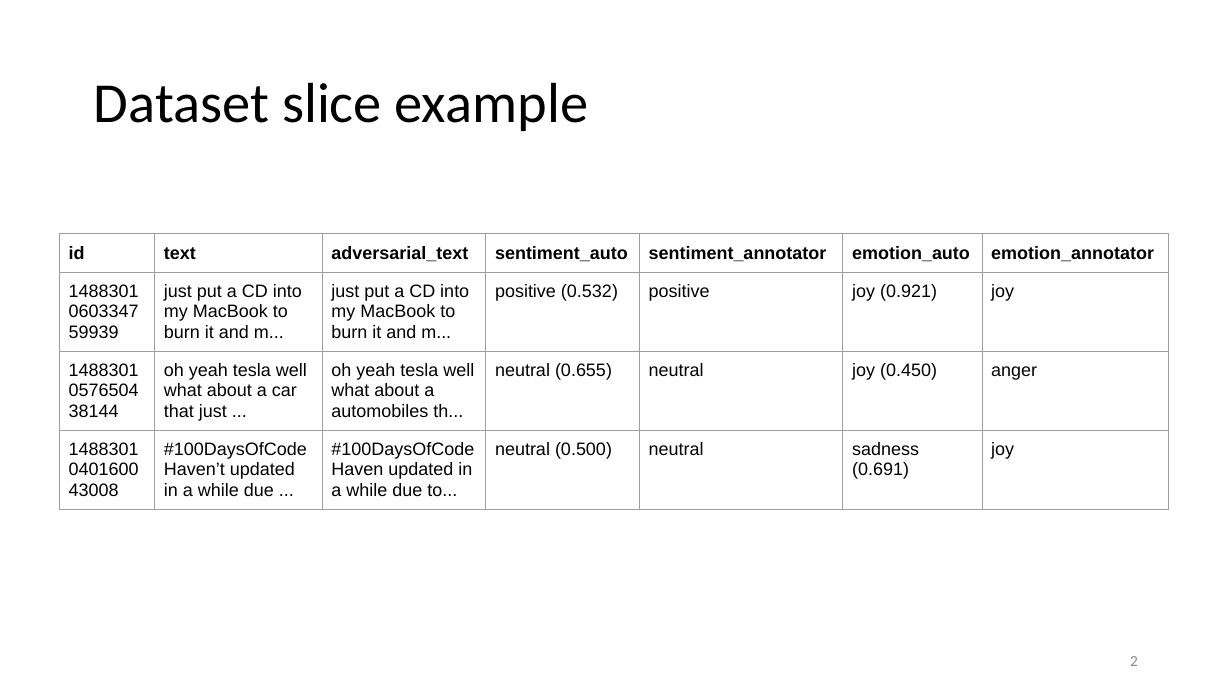
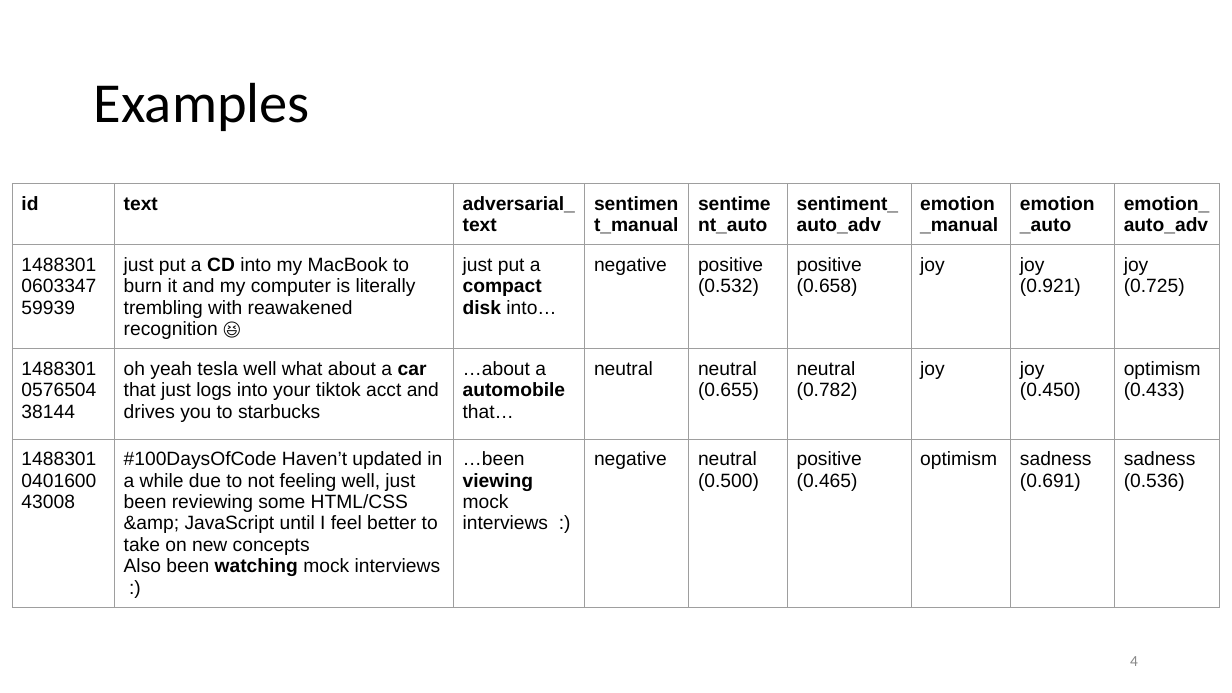
Before and after one commit to juletx/twitter-sentiment-emotion, a slide deck: slide 4 of slides/twitter_sentiment_emotion.pptx (slide 2 before the commit). Drawn at 1232x693 pixels with LibreOffice and Linux fonts; fonts in the diff are those of the drawing. Boxes give left, top, right and bottom in pixels: in the first picture for what was removed or moved away, otherwise in the second. Text is boxed around its words. In the diff, an @@ line names an element or a change of style, - is before the commit and + after.

Commit message:
update slides

```diff
--- a/slides/twitter_sentiment_emotion.pptx
+++ b/slides/twitter_sentiment_emotion.pptx
@@ title at (x1=94, y1=82, x2=310, y2=131): text changed @@
-Dataset slice example
+Examples
@@ table at (x1=12, y1=184, x2=1221, y2=580) @@
-column 2: text | just put a CD into my MacBook to burn it and m... | oh yeah tesla well what about a car that just ... | #100DaysOfCode Haven’t updated in a while due ...
-column 3: adversarial_text | just put a CD into my MacBook to burn it and m... | oh yeah tesla well what about a automobiles th... | #100DaysOfCode Haven updated in a while due to...
+column 2: text | just put a CD into my MacBook to burn it and my computer is literally trembling with reawakened recognition 😆 | oh yeah tesla well what about a car that just logs into your tiktok acct and drives you to starbucks | #100DaysOfCode Haven’t updated in a while due to not feeling well, just been reviewing some HTML/CSS &amp; JavaScript until I feel better to take on new concepts / Also been watching mock interviews :)
+column 3: adversarial_text | just put a compact disk into… | …about a automobile that… | …been viewing mock interviews :)
+column 4: sentiment_manual | negative | neutral | negative
-column 5: sentiment_annotator | positive | neutral | neutral
+column 6: sentiment_auto_adv | positive (0.658) | neutral (0.782) | positive (0.465)
+column 7: emotion_manual | joy | joy | optimism
-column 7: emotion_annotator | joy | anger | joy
+column 9: emotion_auto_adv | joy (0.725) | optimism (0.433) | sadness (0.536)
@@ table resized from (x1=59, y1=234, x2=1168, y2=537) to (x1=12, y1=184, x2=1221, y2=580) @@
@@ page number at (x1=1130, y1=656, x2=1138, y2=666): text changed @@
-2
+4
```
Also in this commit, not shown: 1 other slide changed, 2 slides added, 1 other file.
